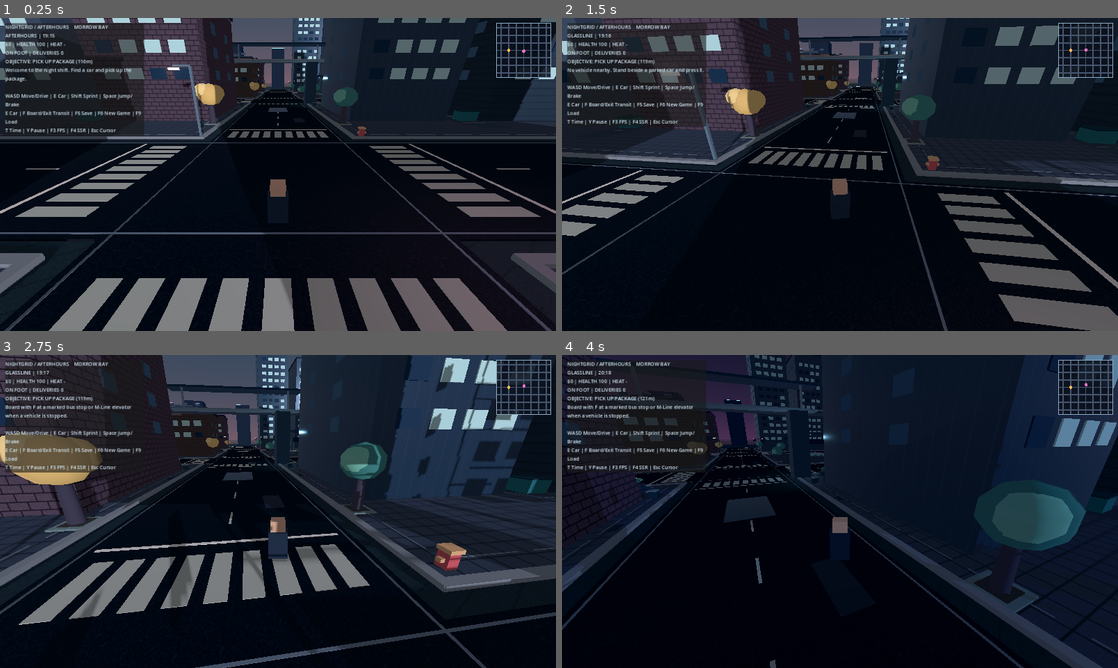
Above: before the commit, frames 1-4 (two rows, left to right).
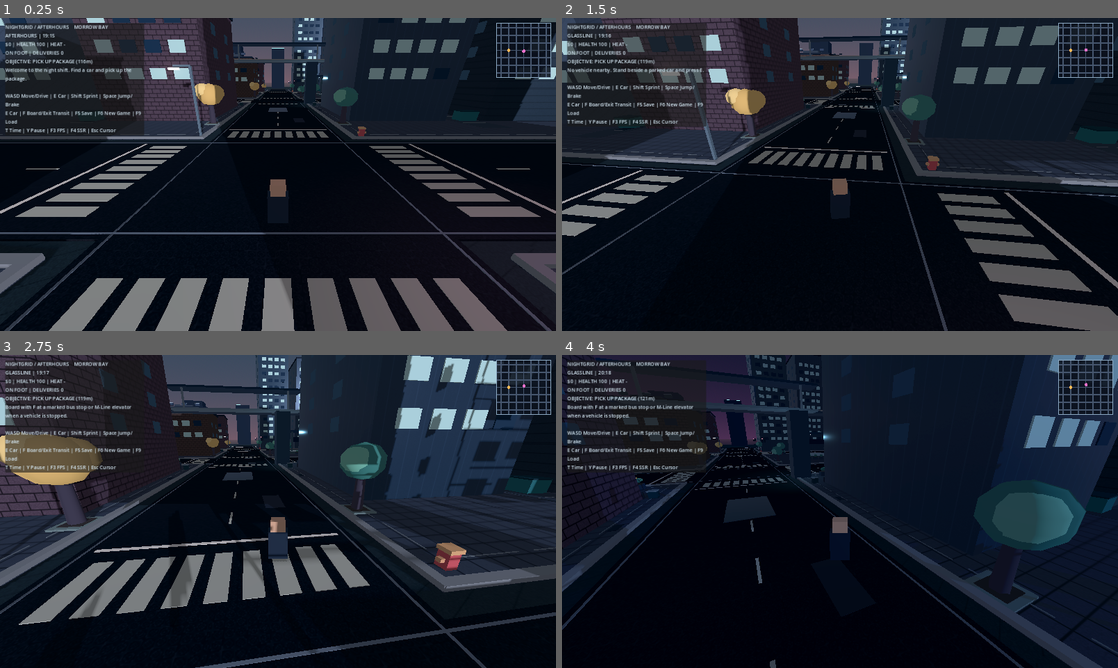
Above: after the commit, the same moments.

Repository: ProhibitedTV/NightGrid-Afterhours
Game: Godot game, scene res://scenes/main.tscn
Same seed, same stepped clock (60 frames per second), same inputs: the game is played once before the commit and once after it.
Inputs (mouse positions are in pixels of both pictures, inside the frame that each line leads up to):
- Up to frame 1 (0.25 s): no input
- Up to frame 2 (1.5 s): tap Enter at 0.5 s; move the mouse to (867, 174) at 0.52 s; hold Shift 0.53-1.28 s; hold W from 0.53 s (still down); tap Space at 0.77 s; move the mouse to (812, 174) at 1.27 s; tap E at 1.35 s
- Up to frame 3 (2.75 s): keep holding W; tap Space at 1.52 s; move the mouse to (289, 505) at 2.02 s; tap F at 2.1 s
- Up to frame 4 (4 s): keep holding W; move the mouse to (834, 517) at 2.77 s; tap T at 2.85 s; tap Space at 3.02, 3.77 s; move the mouse to (878, 514) at 3.52 s; tap Y at 3.6 s

The runs differ from the first frame. In frame 1, 1.4% of the frame differs, in the area x 0-100%, y 0-21%; in frame 2, 1.4%; in frame 3, 1.2%; in frame 4, 1.1%.

Commit message:
feat(replay): seed-select curated alternate parcel designs without changing story geography

Diff:
--- a/scripts/city_details.gd
+++ b/scripts/city_details.gd
@@ -29,7 +29,7 @@
 var _rng := RandomNumberGenerator.new()
 var _batches: Dictionary = {}
 var _palette: Dictionary = {}
-var _statistics := {"buildings": 0, "storefronts": 0, "street_props": 0, "batched_details": 0, "districts": 4, "landmarks": 0, "authored_lots": 0}
+var _statistics := {"buildings": 0, "storefronts": 0, "street_props": 0, "batched_details": 0, "districts": 4, "landmarks": 0, "authored_lots": 0, "variant_lots": 0}
 var _initialized := false
 var world_seed: int = 834726
 
@@ -191,7 +191,9 @@
 		return
 	for building in range(2):
 		var x := center.x + (-10.5 if building == 0 else 10.5)
-		var profile: Dictionary = WorldPlan.lot_profile(ix, iz, building)
+		var profile: Dictionary = WorldPlan.lot_profile(ix, iz, building, world_seed)
+		if WorldPlan.lot_variant_index(ix, iz, world_seed) > 0:
+			_statistics["variant_lots"] += 1
 		var z: float = center.z + profile["offset_z"]
 		_build_building(Vector3(x, 0.0, z), profile, district, ix, iz, building)
 		_statistics["authored_lots"] += 1
--- a/scripts/world_plan.gd
+++ b/scripts/world_plan.gd
@@ -45,10 +45,33 @@
 	"A4": {"height": 32.0, "width": 15.5, "depth": 22.0, "offset_z": 1.0, "wall": "624d66", "material": "CONCRETE"}
 }
 
-static func lot_profile(ix: int, iz: int, building_index: int) -> Dictionary:
+# Eight fixed parcels have three pre-authored facade compositions. A seed
+# selects one composition per *new game*; gameplay never rerolls any parcel.
+# Roads, transit paths, foundations and all four story landmarks stay immutable.
+const VARIANT_PARCELS = {
+	"-3,-3": ["V3/V1", "V4/V2"],
+	"-1,-2": ["V1/V4", "V2/V3"],
+	"1,-3": ["G3/G1", "G4/G2"],
+	"2,-1": ["G2/G4", "G1/G3"],
+	"-3,1": ["B4/B1", "B2/B3"],
+	"-1,2": ["B2/B4", "B1/B3"],
+	"0,2": ["A2/A4", "A3/A1"],
+	"2,0": ["A4/A2", "A1/A3"]
+}
+
+static func lot_variant_index(ix: int, iz: int, world_seed: int) -> int:
+	if world_seed <= 0 or not VARIANT_PARCELS.has("%d,%d" % [ix, iz]):
+		return 0
+	return (world_seed + (ix + 3) * 13 + (iz + 3) * 7) % 3
+
+static func lot_profile(ix: int, iz: int, building_index: int, world_seed: int = 0) -> Dictionary:
 	assert(ix >= -3 and ix <= 2 and iz >= -3 and iz <= 2)
 	assert(building_index == 0 or building_index == 1)
 	var codes: PackedStringArray = LOT_ROWS[iz + 3].split(",")[ix + 3].split("/")
+	var variant := lot_variant_index(ix, iz, world_seed)
+	if variant > 0:
+		var options: Array = VARIANT_PARCELS["%d,%d" % [ix, iz]]
+		codes = str(options[variant - 1]).split("/")
 	return LOT_PROFILES[codes[building_index]].duplicate()
 
 static func landmark_for_block(ix: int, iz: int) -> String:
--- a/tests/transport_smoke.gd
+++ b/tests/transport_smoke.gd
@@ -62,6 +62,25 @@
 	if a["position"] != b["position"] or a["next_index"] != b["next_index"]:
 		_fail("Fixed network route sampling is not repeatable")
 		return
+	var world_plan = load("res://scripts/world_plan.gd")
+	var changed_profiles := 0
+	for key in world_plan.VARIANT_PARCELS:
+		var coordinates: PackedStringArray = str(key).split(",")
+		var bx := int(coordinates[0])
+		var bz := int(coordinates[1])
+		for side in range(2):
+			if world_plan.lot_profile(bx, bz, side, 1001) != world_plan.lot_profile(bx, bz, side, 1002):
+				changed_profiles += 1
+	if changed_profiles < 8:
+		_fail("New-game seed did not select curated alternate building profiles")
+		return
+	for key in world_plan.LANDMARK_BLOCKS:
+		var coordinates: PackedStringArray = str(key).split(",")
+		var bx := int(coordinates[0])
+		var bz := int(coordinates[1])
+		if world_plan.lot_variant_index(bx, bz, 1002) != 0:
+			_fail("Story landmark geometry must not vary by seed")
+			return
 	var player: CharacterBody3D = world.get("player")
 	player.global_position = rail.call("station_entrance", 0)
 	if not rail.call("boardable_from", player.global_position):
Not shown, changed: docs/TRANSPORT.md
